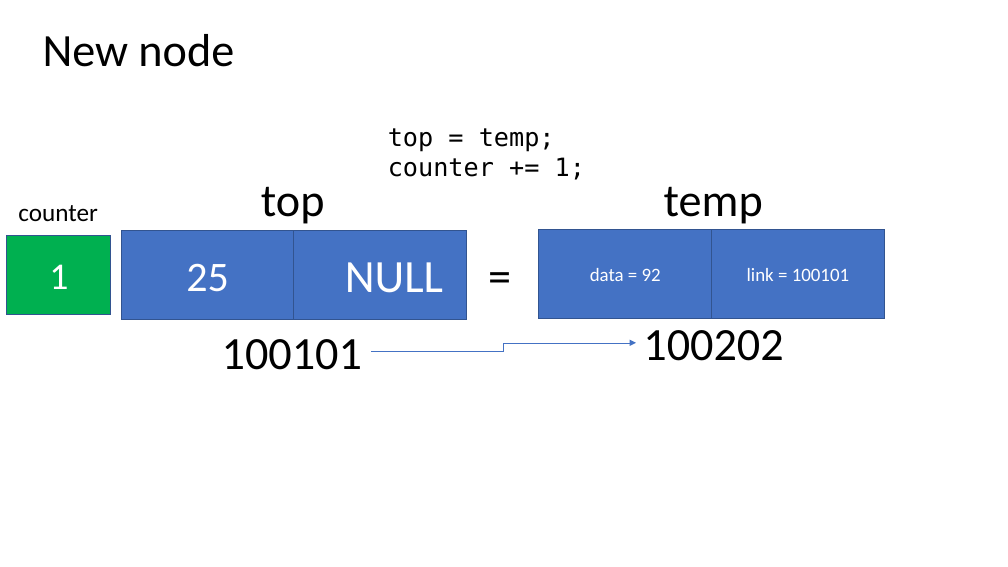
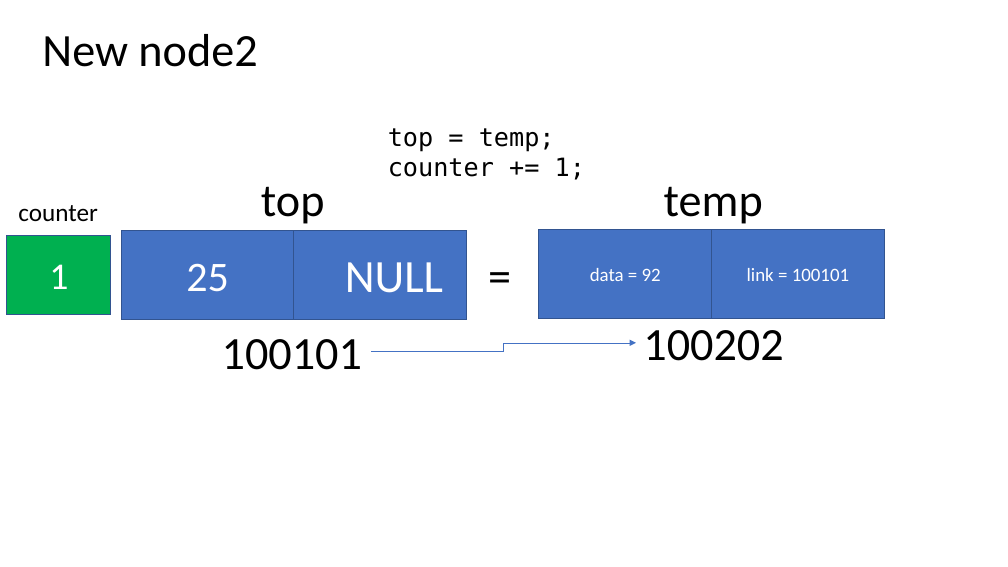
Before and after one commit to mysCod3r/BMI2123-Data-Structures, a slide deck: slide 10 of presentation.pptx. Drawn at 1008x567 pixels with LibreOffice and Linux fonts; fonts in the diff are those of the drawing. Boxes give left, top, right and bottom in pixels: in the first picture for what was removed or moved away, otherwise in the second. Text is boxed around its words. In the diff, an @@ line names an element or a change of style, - is before the commit and + after.

```diff
--- a/presentation.pptx
+++ b/presentation.pptx
@@ text at [42,34,257,67]: text changed @@
-New node
+New node2
```
Also in this commit, not shown: 1 other slide changed, 17 slides added, 6 other files.
